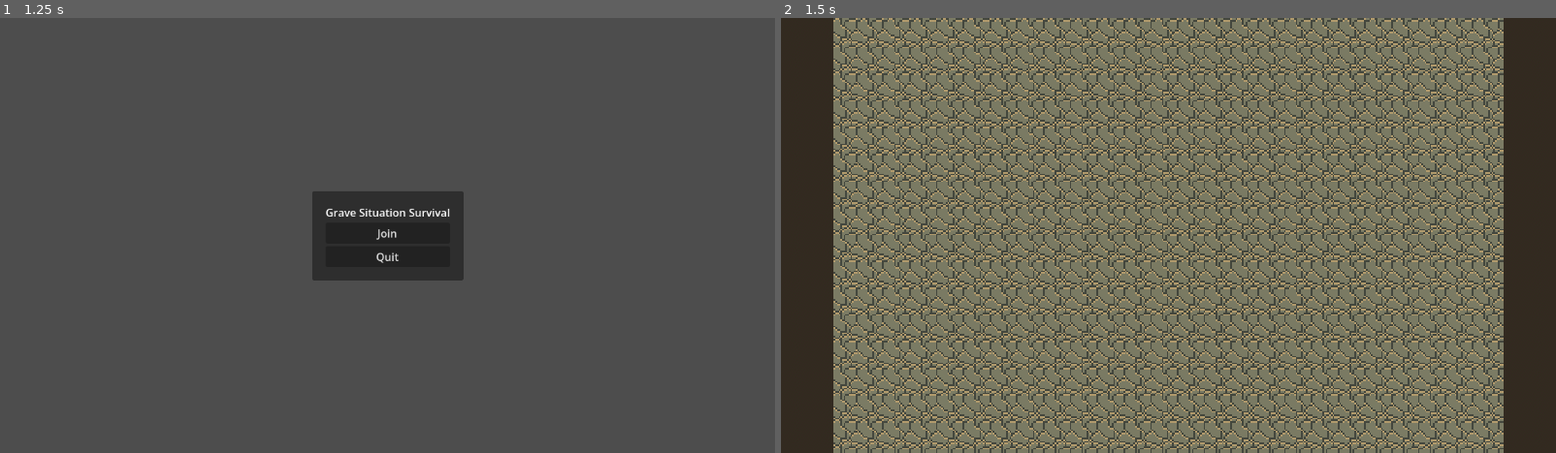
Above: before the commit, frames 1-2 (left to right).
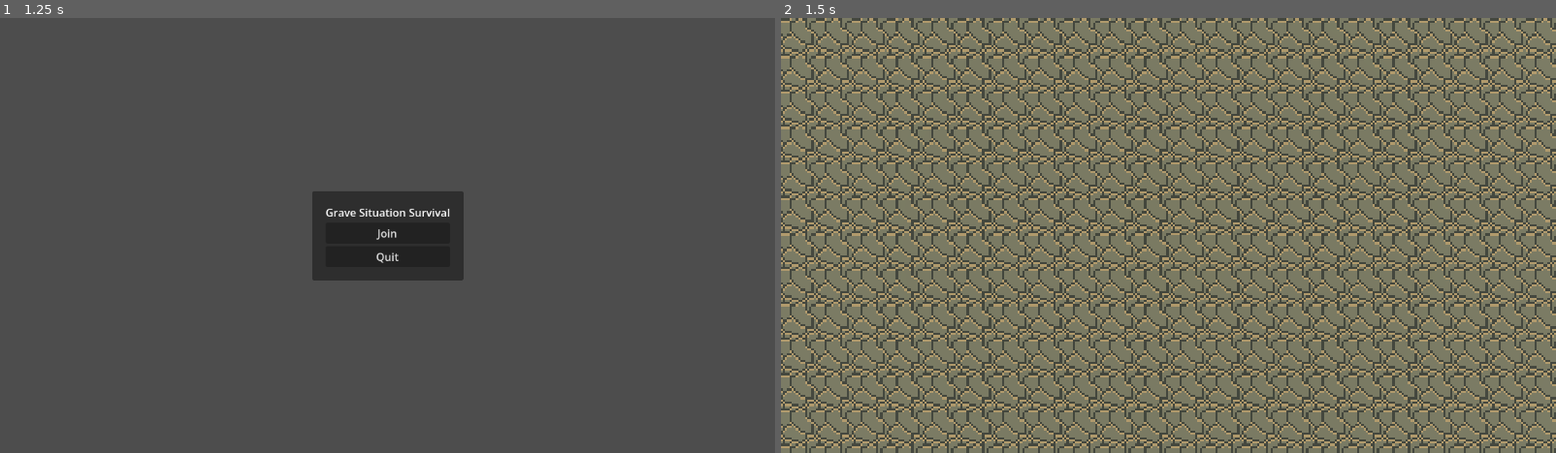
Above: after the commit, the same moments.

Repository: RichardEHarris/grave-situation-jam
Game: Godot game, scene res://Scenes/Main.tscn
Two runs of this game, one before a commit and one after it. Both use one fixed random seed, a clock stepped at 60 frames per second and the inputs below.
Inputs (mouse positions are in pixels of both pictures, inside the frame that each line leads up to):
- Up to frame 1 (1.25 s): tap Enter (ui_accept) at 0.5, 0.77 s; move the mouse to (558, 213) at 0.52 s; hold D (right) from 0.53 s (still down); click (558, 213) at 0.6 s
- Up to frame 2 (1.5 s): release D (right) at 1.25 s; click "Join" at 1.25 s

Frame 1 is identical in both runs. In frame 2, 64% of the frame differs, in the area x 0-100%, y 0-100%.

Commit message:
Players now removed from server side upon disconnect

Diff:
--- a/Scenes/Entities/Ball.tscn
+++ b/Scenes/Entities/Ball.tscn
@@ -21,7 +21,8 @@
 properties/1/replication_mode = 1
 
 [node name="Ball" type="RigidBody3D" unique_id=1471886756]
-collision_layer = 0
+collision_layer = 2
+collision_mask = 3
 mass = 3.0
 
 [node name="CollisionShape3D" type="CollisionShape3D" parent="." unique_id=1418405505]
--- a/Scenes/Entities/Enemy.tscn
+++ b/Scenes/Entities/Enemy.tscn
@@ -13,8 +13,13 @@
 properties/1/path = NodePath(".:rotation")
 properties/1/spawn = true
 properties/1/replication_mode = 1
+properties/2/path = NodePath(".:label_text")
+properties/2/spawn = true
+properties/2/replication_mode = 1
 
 [node name="Enemy" type="CharacterBody3D" unique_id=869953371]
+collision_layer = 2
+collision_mask = 3
 script = ExtResource("1_8q37v")
 
 [node name="CollisionShape3D" type="CollisionShape3D" parent="." unique_id=2050169801]
@@ -25,3 +30,8 @@
 
 [node name="MultiplayerSynchronizer" type="MultiplayerSynchronizer" parent="." unique_id=1275483360]
 replication_config = SubResource("SceneReplicationConfig_8q37v")
+
+[node name="Label3D" type="Label3D" parent="." unique_id=167938552]
+transform = Transform3D(1, 0, 0, 0, 1, 0, 0, 0, 1, 0, 0.79840195, 0)
+billboard = 1
+font_size = 170
--- a/Scenes/Entities/enemy.gd
+++ b/Scenes/Entities/enemy.gd
@@ -4,8 +4,22 @@
 const SPEED = 5.0
 const JUMP_VELOCITY = 4.5
 
+@onready var label_3d: Label3D = $Label3D
+@export var label_text: String
+
+func _ready() -> void:
+	if not is_multiplayer_authority():
+		#set_process(false)
+		set_physics_process(false)
+		return
+	position = position + Vector3(randf_range(5, 10), 1, randf_range(5, 10))
+
+func _process(delta: float) -> void:
+	if label_text:
+		label_3d.text = label_text
 
 func _physics_process(_delta: float) -> void:
+
 	var players = Global.get_players()
 	var closest = null
 	var closest_dist = 1000
@@ -14,13 +28,17 @@
 		if dist < closest_dist:
 			closest = player
 			closest_dist = dist
-	var look := position.direction_to(closest.position)
-	var direction := look
-	if direction:
-		velocity.x = direction.x * SPEED
-		velocity.z = direction.z * SPEED
+	if closest:
+		var look := position.direction_to(closest.position)
+		var direction := look
+		if direction:
+			velocity.x = direction.x * SPEED
+			velocity.z = direction.z * SPEED
+		else:
+			velocity.x = move_toward(velocity.x, 0, SPEED)
+			velocity.z = move_toward(velocity.z, 0, SPEED)
 	else:
-		velocity.x = move_toward(velocity.x, 0, SPEED)
-		velocity.z = move_toward(velocity.z, 0, SPEED)
+		velocity.x = 0
+		velocity.z = 0
 
 	move_and_slide()
--- a/Scenes/Enviroment/World1.tscn
+++ b/Scenes/Enviroment/World1.tscn
@@ -51,10 +51,10 @@
 shadow_enabled = true
 
 [node name="Camera3D" type="Camera3D" parent="." unique_id=279232793]
-transform = Transform3D(1, 0, 0, 0, -4.371139e-08, 1, 0, -1, -4.371139e-08, 0, 21.193901, 0)
+transform = Transform3D(1, 0, 0, 0, -4.371139e-08, 1, 0, -1, -4.371139e-08, 0, 16, 0)
 
 [node name="SpawnContainer" type="Node3D" parent="." unique_id=187880534]
 
 [node name="MultiplayerSpawner" type="MultiplayerSpawner" parent="." unique_id=500640292]
-_spawnable_scenes = PackedStringArray("uid://4hnuvjijwq2b", "uid://on77vwkf1mvg")
+_spawnable_scenes = PackedStringArray("uid://4hnuvjijwq2b", "uid://on77vwkf1mvg", "uid://x25d2r17ely6")
 spawn_path = NodePath("../SpawnContainer")
--- a/Scenes/Player/player.gd
+++ b/Scenes/Player/player.gd
@@ -1,8 +1,10 @@
 extends CharacterBody3D
 
-@export_color_no_alpha var player_colour : Color = Color()
+@export var player_colour : Color
 const SPEED = 5.0
 const JUMP_VELOCITY = 4.5
+const PLAYER_MATERIAL = preload("uid://nxsn4asxq8gc")
+var player_material : StandardMaterial3D
 
 @onready var camera_3d: Camera3D = %Camera3D
 @onready var head: Node3D = %Head
@@ -11,20 +13,23 @@
 @onready var button_leave: Button = %ButtonLeave
 
 
+
+
 func _enter_tree() -> void:
 	set_multiplayer_authority(int(name))
 
 func _ready():
 	menu.hide()
 	add_to_group("Players")
+	hat.set_surface_override_material(0, PLAYER_MATERIAL)
+	set_colour()
 	#player_colour = Global.player_colour
 	#Global.set_player_colour.rpc(name)
-	set_colour()
 	if not is_multiplayer_authority():
 		set_process(false)
 		set_physics_process(false)
 		return
-
+	position = position + Vector3(randf_range(0, 5), 1, randf_range(0, 5))
 	camera_3d.current = true
 	button_leave.pressed.connect(func(): Network.leave_server())
 
@@ -38,9 +43,11 @@
 			menu.show()
 		else:
 			menu.hide()
+		#self.player_colour = Color(randf(), randf(), randf(), 255)
 	if Input.is_action_just_pressed("shoot"):
 		shoot()
-		#self.player_colour = Color(randf(), randf(), randf(), 255)
+		set_colour()
+
 
 
 
@@ -80,9 +87,9 @@
 
 
 func set_colour():
-	var material = hat.get_surface_override_material(0).duplicate()
+	print(str(multiplayer.get_unique_id()) + ": colour: "+str(player_colour))
+	var material = hat.get_surface_override_material(0)
 	material.albedo_color = player_colour
-	hat.set_surface_override_material(0, material)
 
 func shoot():
 	var facing_dir = -head.transform.basis.z
--- /dev/null
+++ b/Scenes/Player/player_material.tres
@@ -0,0 +1,3 @@
+[gd_resource type="StandardMaterial3D" format=3 uid="uid://nxsn4asxq8gc"]
+
+[resource]
--- a/Scripts/global.gd
+++ b/Scripts/global.gd
@@ -2,17 +2,19 @@
 
 var world : Node3D
 var spawn_container : Node3D
-var player_colour : Color = Color(randf(), randf(), randf(), 255)
+var player_colour : Color
 
 var spawn_enemies : bool = false
 var spawn_cooldown = 1.0
 var current_timer = 0
+@export var enemy_count = 0
+var max_enemies = 10
 
 const BALL = preload("uid://4hnuvjijwq2b")
 const ENEMY = preload("uid://on77vwkf1mvg")
 
 func _process(delta: float) -> void:
-	if not is_multiplayer_authority():
+	if multiplayer.multiplayer_peer and not is_multiplayer_authority():
 		return
 	current_timer -= delta
 	if get_players().size() > 0:
@@ -22,10 +24,13 @@
 		current_timer = spawn_cooldown
 
 
-@rpc("any_peer")
 func spawn_enemy():
+	if enemy_count >= max_enemies:
+		return
 	var new_enemy := ENEMY.instantiate()
-	new_enemy.position = Vector3(randf_range(5, 10), 0.1, randf_range(5, 10))
+	#new_enemy.position = Vector3(randf_range(5, 10), 0.1, randf_range(5, 10))
+	enemy_count += 1
+	new_enemy.label_text = str(enemy_count)
 	spawn_container.add_child(new_enemy, true)
 
 @rpc("any_peer")
--- a/Scripts/network.gd
+++ b/Scripts/network.gd
@@ -11,6 +11,7 @@
 	enet_peer.create_server(PORT)
 	multiplayer.multiplayer_peer = enet_peer
 	multiplayer.peer_connected.connect(add_player)
+	multiplayer.peer_disconnected.connect(remove_player)
 
 func join_server():
 	enet_peer.create_client(IP_ADDRESS,PORT)
@@ -27,24 +28,24 @@
 func add_player(peer_id: int):
 	if peer_id == 1:
 		return
-
+	if not is_multiplayer_authority():
+		return
+	print(str(multiplayer.get_unique_id()) + ": player created: %s " % peer_id)
 	var new_player = PLAYER.instantiate()
 	new_player.name = str(peer_id)
-	var rand_x = randf_range(-5, 5)
-	var rand_z = randf_range(-5, 5)
-
-	new_player.position = Vector3(rand_x, 1, rand_z)
 	new_player.player_colour = Color(randf(), randf(), randf(), 255)
-	get_tree().current_scene.add_child(new_player, true)
+	new_player.player_material = new_player.PLAYER_MATERIAL
+	Global.spawn_container.add_child.call_deferred(new_player, true)
 
 func remove_player(peer_id):
 	if peer_id == 1:
 		leave_server()
-
 	var players: Array[Node] = get_tree().get_nodes_in_group("Players")
 	var player_to_remove = players.find_custom(func(item): return item.name == str(peer_id))
 	if player_to_remove != -1:
 		players[player_to_remove].queue_free()
+		#print(str(multiplayer.get_unique_id()) + ": removed player: " + str(peer_id))
+
 
 func leave_server():
 	multiplayer.multiplayer_peer.close()
